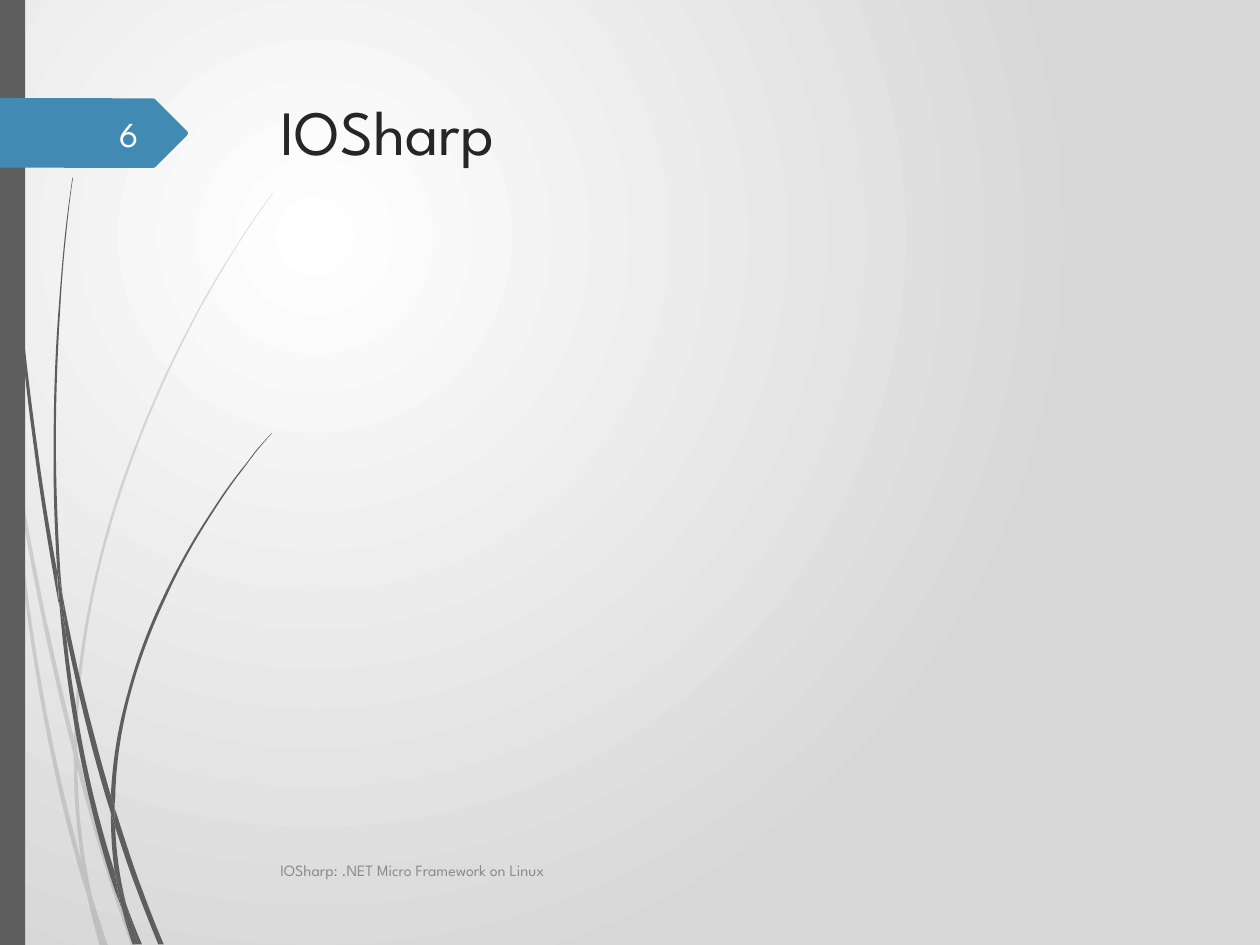
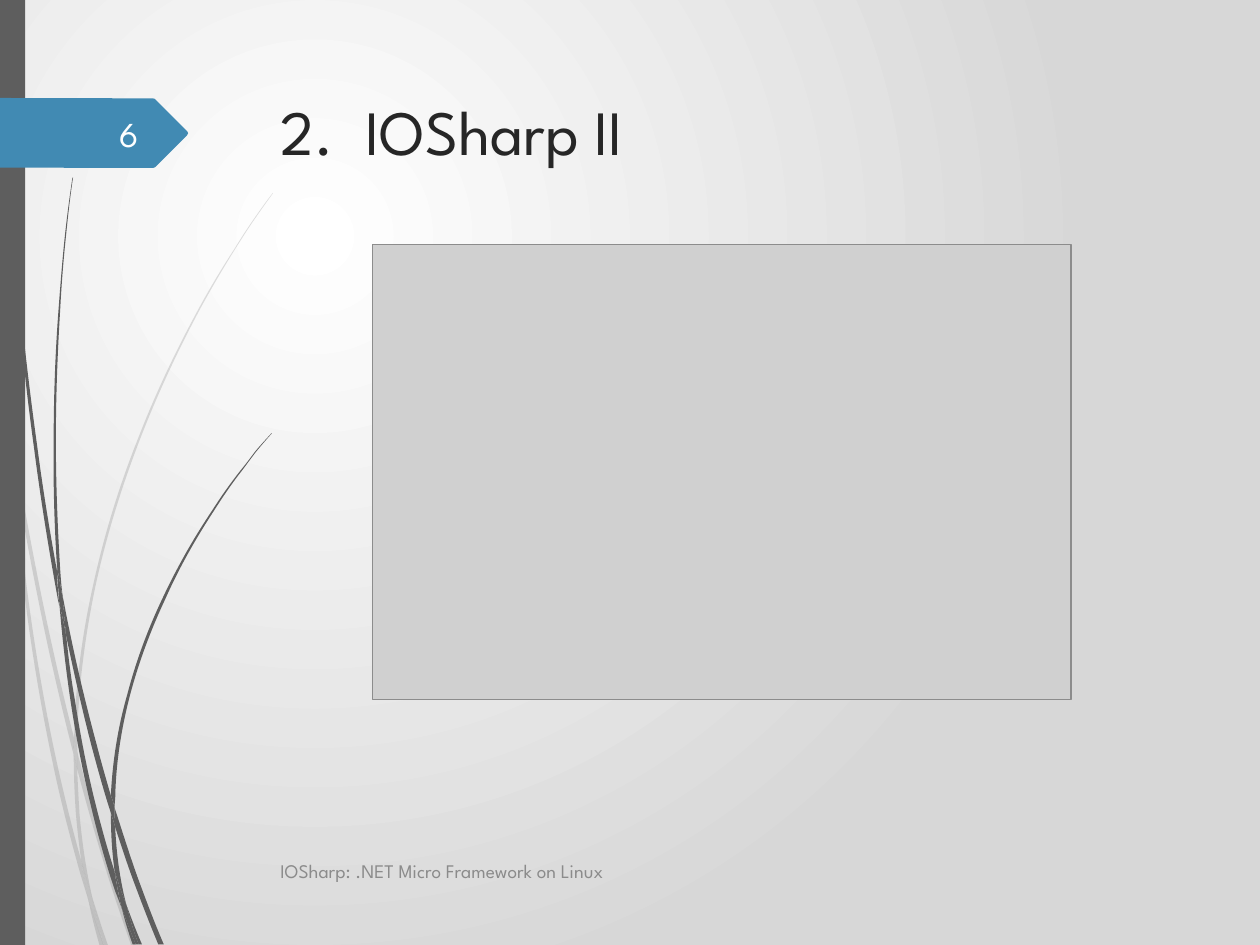
Before and after one commit to GerardSoleCa/BachelorThesisMisc, a slide deck: slide 6 of ThesisDoc/IOSharp.pptx. Drawn at 1260x945 pixels with LibreOffice and Linux fonts; fonts in the diff are those of the drawing; grey boxes stand for pictures; background and template pictures are left out. Boxes give left, top, right and bottom in pixels: in the first picture for what was removed or moved away, otherwise in the second. Text is boxed around its words. In the diff, an @@ line names an element or a change of style, - is before the commit and + after.

Commit message:
*** Latest Thesis
*** Developing the presentation
+++ Images

```diff
--- a/ThesisDoc/IOSharp.pptx
+++ b/ThesisDoc/IOSharp.pptx
@@ title at box(281, 111, 623, 168): text changed @@
-IOSharp
+2. IOSharp II
@@ picture added at box(373, 244, 1071, 699) @@
@@ text "IOSharp: .NET Micro Framework on ..." at box(280, 865, 603, 882): size 9 to 11 pt @@
```
Also in this commit, not shown: 15 other slides changed, 1 slide added, 11 other files.
